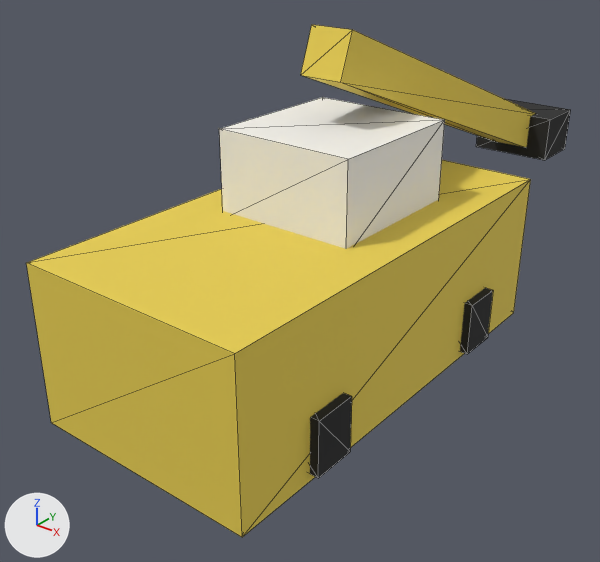
One commit to the glTF model emir/models/vehicles/excavator.glb: the scene before it, then after it.
The view is the same before and after, from a 50 mm lens placed at (5.49, -7.03, 4.88), pointed at (-0.51, 0.47, 0.23). The lights are fixed; the arrows at lower left show +X, +Y and +Z. The first picture is the older version. Mesh edges are drawn as thin lines.

Objects in the first picture: 'cabin_voxel', 'chassis', 'excavator_boom_voxel', 'excavator_bucket_voxel', 'wheel_fr', 'wheel_rr'.
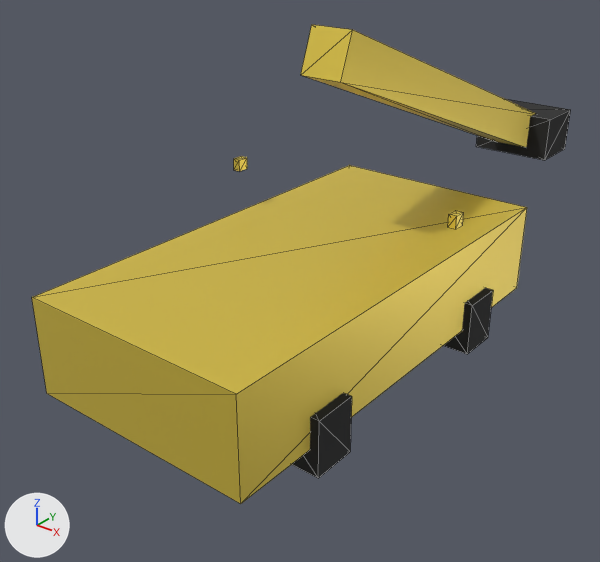
Changed parts and their boxes (x1, y1, x2, y2) in the pictures (600 x 562 px):
'chassis', surface changed, rescaled (10% shorter): before (26, 160, 531, 537); after (32, 165, 527, 504)
'cabin_voxel', no longer drawn: before (219, 97, 445, 249)
'excavator_boom_voxel', surface changed: (301, 25, 532, 147) in both
'mirror_r', added: after (448, 210, 464, 229)
'mirror_l', added: after (234, 156, 247, 171)

The edits, one by one:
In material 'body' (mat_body), metallic goes from 0.04 to 0.5.
In material 'body' (mat_body), roughness goes from 0.78 to 0.45.
Object 'chassis' (ob_chassis) is rescaled from (2.85, 5.6, 1.95) to (2.85, 5.6, 1.17).
Object 'cabin_voxel' (ob_cabin_voxel) now shows nothing instead of me_mesh_2.
Object 'cabin_voxel' (ob_cabin_voxel) moves from (0.0, 0.45, 1.83) to (0.0, 0.28, 1.56).
Object 'cabin_voxel' (ob_cabin_voxel) is rescaled from (1.77, 1.9, 1.07) to (2.42, 2.8, 0.975).
Object 'mirror_r' (ob_mirror_r) is new; it shows me_mesh_0.
Its location is (1.57, 0.56, 1.56).
Its scale is (0.1, 0.15, 0.15).
Object 'mirror_l' (ob_mirror_l) is new; it shows me_mesh_0.
Its location is (-1.57, 0.56, 1.56).
Its scale is (0.1, 0.15, 0.15).
